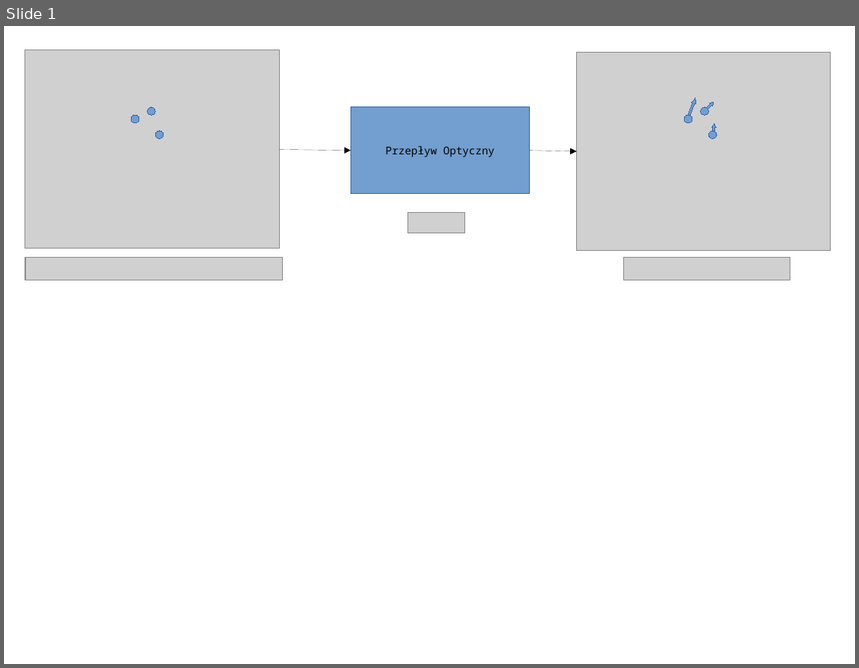
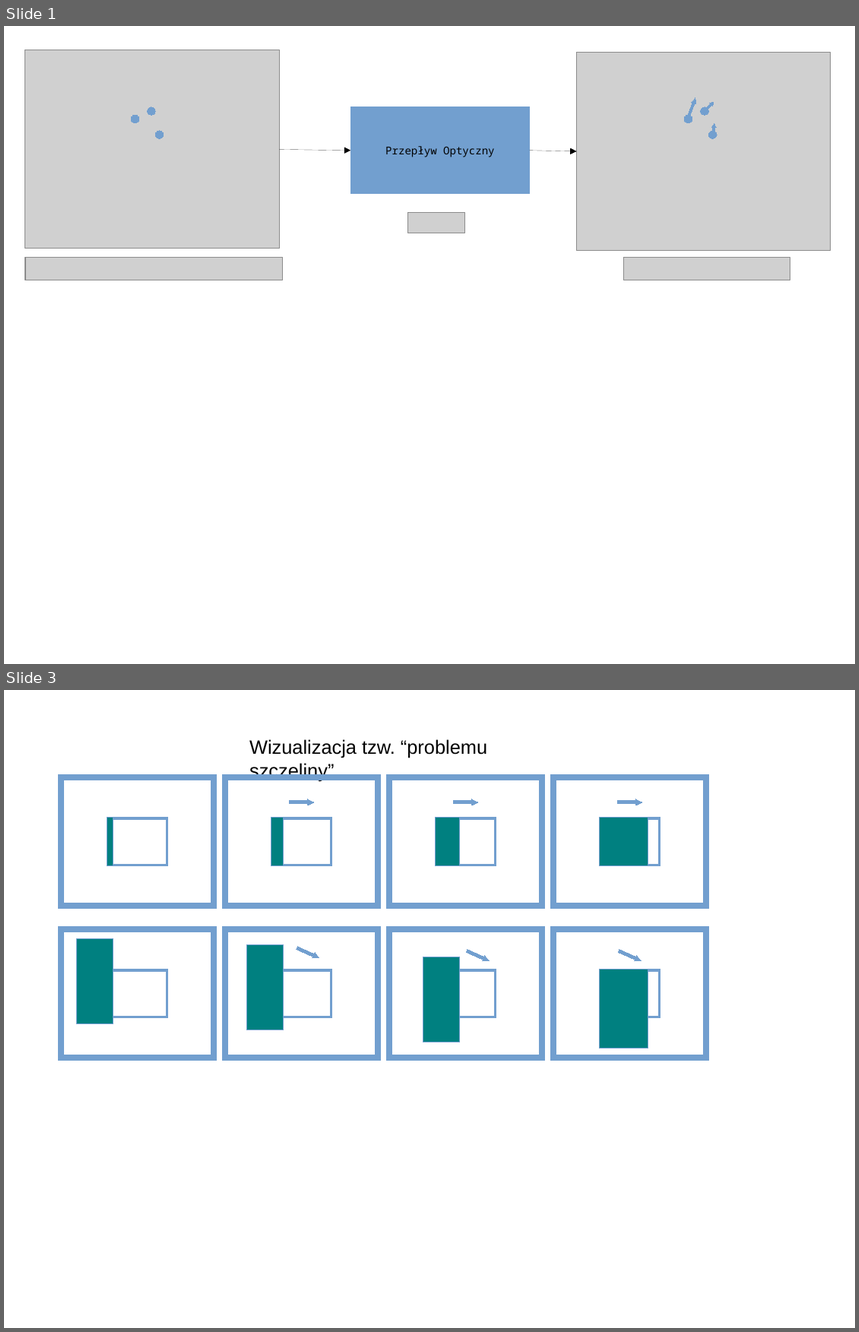
Before and after one commit to afronski/hand-feature-points-tracking, a slide deck: doc/original-pictures/Pictures.odp. Shown one above the other, each under a label of ours: slide 1 before the commit, slides 1 and 3 after it; the slides between them are not shown. The pictures are 859x668 and 859x1332 pixels, drawn with LibreOffice and Linux fonts; fonts in the diff are those of the drawing; grey boxes stand for pictures; background and template pictures are left out. Boxes give left, top, right and bottom in pixels: in the first picture for what was removed or moved away, otherwise in the second. Text is boxed around its words. In the diff, an @@ line names an element or a change of style, - is before the commit and + after.

```diff
--- a/doc/original-pictures/Pictures.odp
+++ b/doc/original-pictures/Pictures.odp
@@ slide 3 added at [4, 690, 855, 1328], background #FFFFFF @@
@@ text added at [249, 739, 487, 781], 18 pt, text #000000 @@
+Wizualizacja tzw. “problemu szczeliny”
@@ frame added at [59, 775, 218, 909], fill #729FCF, outline #729FCF 0 pt @@
@@ frame added at [223, 775, 381, 909], fill #729FCF, outline #729FCF 0 pt @@
@@ frame added at [387, 775, 545, 909], fill #729FCF, outline #729FCF 0 pt @@
@@ frame added at [552, 775, 710, 909], fill #729FCF, outline #729FCF 0 pt @@
@@ right arrow added at [290, 799, 314, 806], fill #729FCF, outline #729FCF 0 pt @@
@@ right arrow added at [455, 799, 478, 806], fill #729FCF, outline #729FCF 0 pt @@
@@ right arrow added at [618, 799, 642, 806], fill #729FCF, outline #729FCF 0 pt @@
@@ frame added at [107, 818, 168, 866], fill #729FCF, outline #729FCF 0 pt @@
@@ rectangle added at [107, 818, 113, 866], fill #008080, outline #729FCF 0 pt @@
@@ frame added at [272, 818, 332, 866], fill #729FCF, outline #729FCF 0 pt @@
@@ rectangle added at [272, 818, 284, 866], fill #008080, outline #729FCF 0 pt @@
@@ frame added at [436, 818, 496, 866], fill #729FCF, outline #729FCF 0 pt @@
@@ rectangle added at [436, 818, 460, 866], fill #008080, outline #729FCF 0 pt @@
@@ frame added at [601, 818, 661, 866], fill #729FCF, outline #729FCF 0 pt @@
@@ rectangle added at [601, 818, 649, 866], fill #008080, outline #729FCF 0 pt @@
@@ frame added at [59, 927, 218, 1061], fill #729FCF, outline #729FCF 0 pt @@
@@ rectangle added at [77, 939, 113, 1024], fill #008080, outline #729FCF 0 pt @@
@@ frame added at [223, 927, 381, 1061], fill #729FCF, outline #729FCF 0 pt @@
@@ frame added at [387, 927, 545, 1061], fill #729FCF, outline #729FCF 0 pt @@
@@ frame added at [552, 927, 710, 1061], fill #729FCF, outline #729FCF 0 pt @@
@@ rectangle added at [247, 945, 284, 1030], fill #008080, outline #729FCF 0 pt @@
@@ right arrow added at [296, 945, 320, 961], fill #729FCF, outline #729FCF 0 pt @@
@@ rectangle added at [424, 958, 460, 1042], fill #008080, outline #729FCF 0 pt @@
@@ right arrow added at [465, 948, 490, 964], fill #729FCF, outline #729FCF 0 pt @@
@@ right arrow added at [618, 948, 642, 964], fill #729FCF, outline #729FCF 0 pt @@
@@ frame added at [107, 970, 168, 1018], fill #729FCF, outline #729FCF 0 pt @@
@@ frame added at [272, 970, 332, 1018], fill #729FCF, outline #729FCF 0 pt @@
@@ frame added at [436, 970, 496, 1018], fill #729FCF, outline #729FCF 0 pt @@
@@ frame added at [601, 970, 661, 1018], fill #729FCF, outline #729FCF 0 pt @@
@@ rectangle added at [601, 970, 649, 1049], fill #008080, outline #729FCF 0 pt @@
@@ slide 1 changed as well @@
@@ outline #3465AF 0 pt to #729FCF 0 pt in 10 elements at [351, 107, 530, 194], [155, 131, 164, 138], [132, 115, 140, 123], [148, 107, 156, 115], [703, 101, 715, 113], [701, 107, 709, 115], [711, 123, 718, 138], [709, 131, 718, 138], [686, 97, 698, 120], [684, 115, 693, 123] @@
```
Also in this commit, not shown: 3 other slides added, 5 other files.
